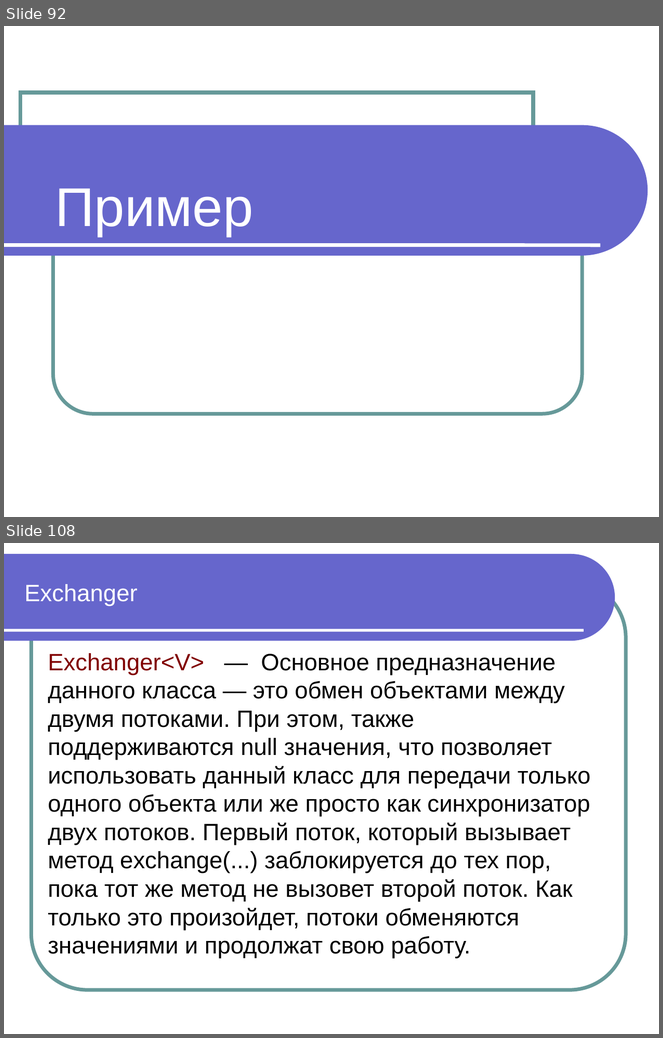
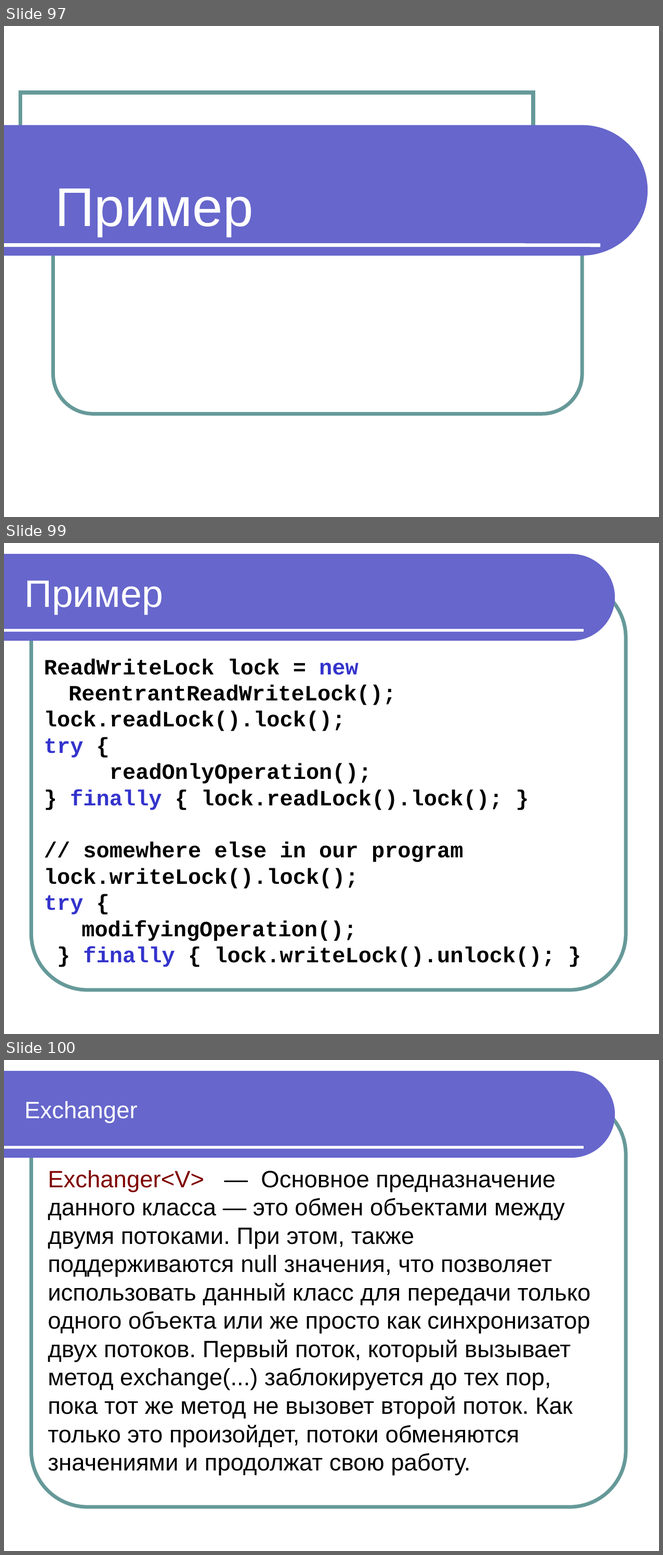
Before and after one commit to maxchv/JavaLessons, a slide deck: Lesson15/Modul 11 Vychislitelnye potoki.pptx. Shown one above the other, each under a label of ours: slides 92 and 108 before the commit, slides 97, 99 and 100 after it; the slides between them are not shown. The pictures are 663x1038 and 663x1555 pixels, drawn with LibreOffice and Linux fonts; fonts in the diff are those of the drawing. Boxes give left, top, right and bottom in pixels: in the first picture for what was removed or moved away, otherwise in the second. Text is boxed around its words. In the diff, an @@ line names an element or a change of style, - is before the commit and + after.

```diff
--- a/Lesson15/Modul 11 Vychislitelnye potoki.pptx
+++ b/Lesson15/Modul 11 Vychislitelnye potoki.pptx
@@ slide 99 added at <box>4,543,659,1034</box>, background #FFFFFF; not listed: 3 template elements that a slide beside it also shows @@
@@ title added at <box>24,580,163,614</box>, 42 pt, text #FFFFFF @@
+Пример
@@ text added at <box>44,658,555,967</box>, 24 pt, text #000000, bold @@
+ReadWriteLock lock = new ReentrantReadWriteLock();
+lock.readLock().lock();
+try {
+readOnlyOperation();
+} finally { lock.readLock().lock(); }
+// somewhere else in our program
+lock.writeLock().lock();
+try {
+modifyingOperation();
+} finally { lock.writeLock().unlock(); }
@@ what was slide 92 is now slide 97 @@
@@ what was slide 108 is now slide 100 @@
```
Also in this commit, not shown: 3 slides changed, 6 other slides added, 1 slide removed, 1 other file.
